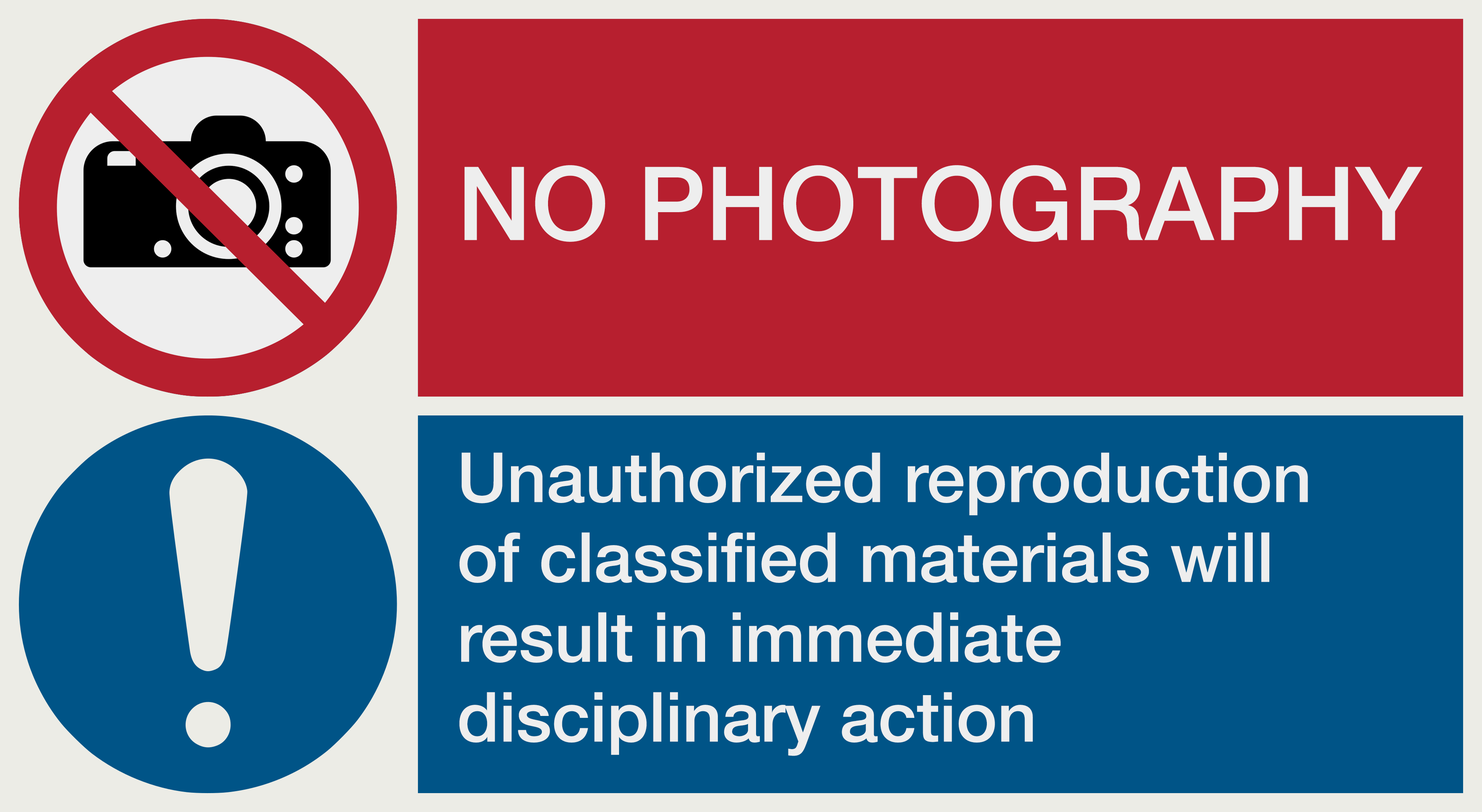
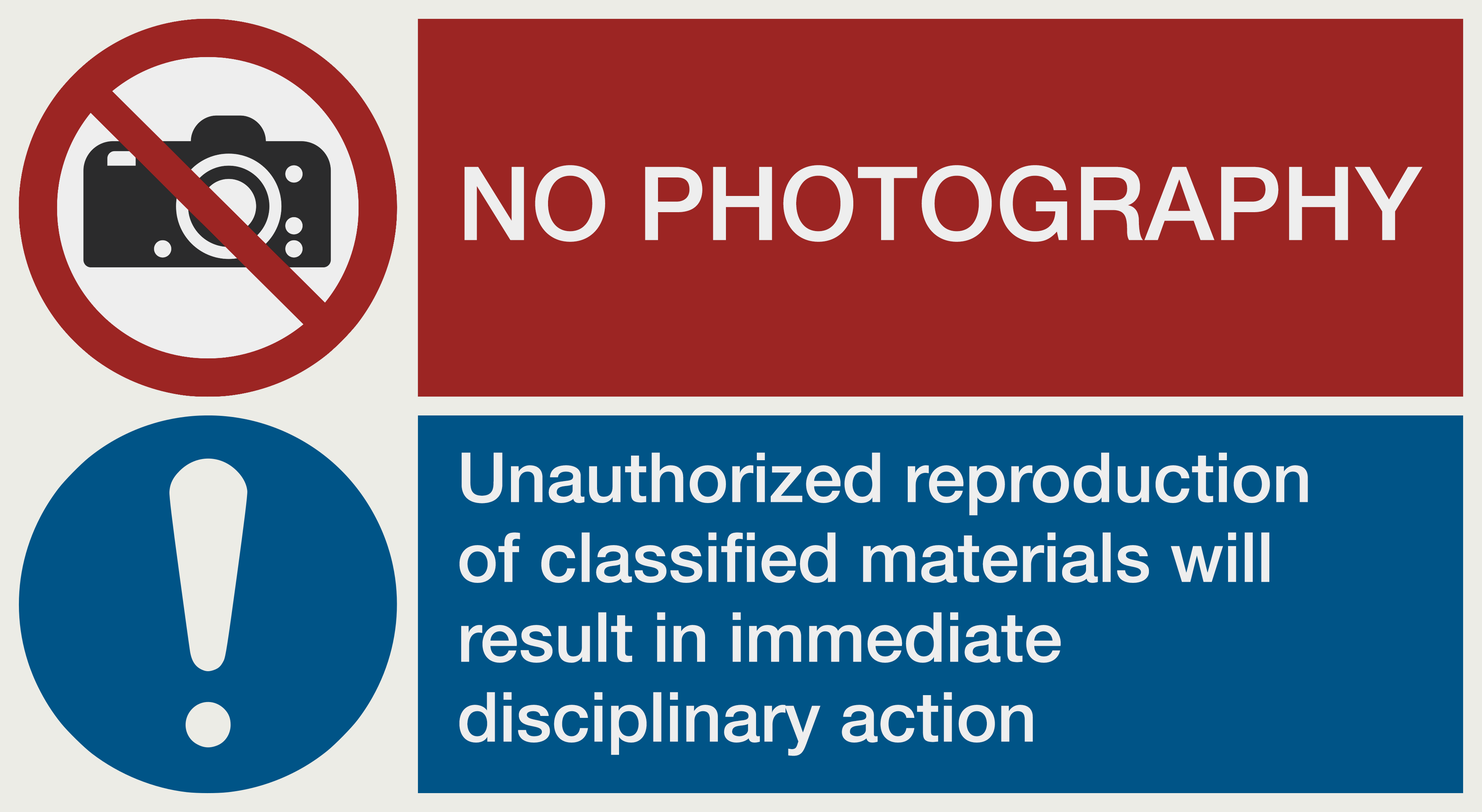
The second (1482, 812) image is a revision of the first. Changes to its layers:
painted on "Prohibition" over [18, 18, 1464, 398]
